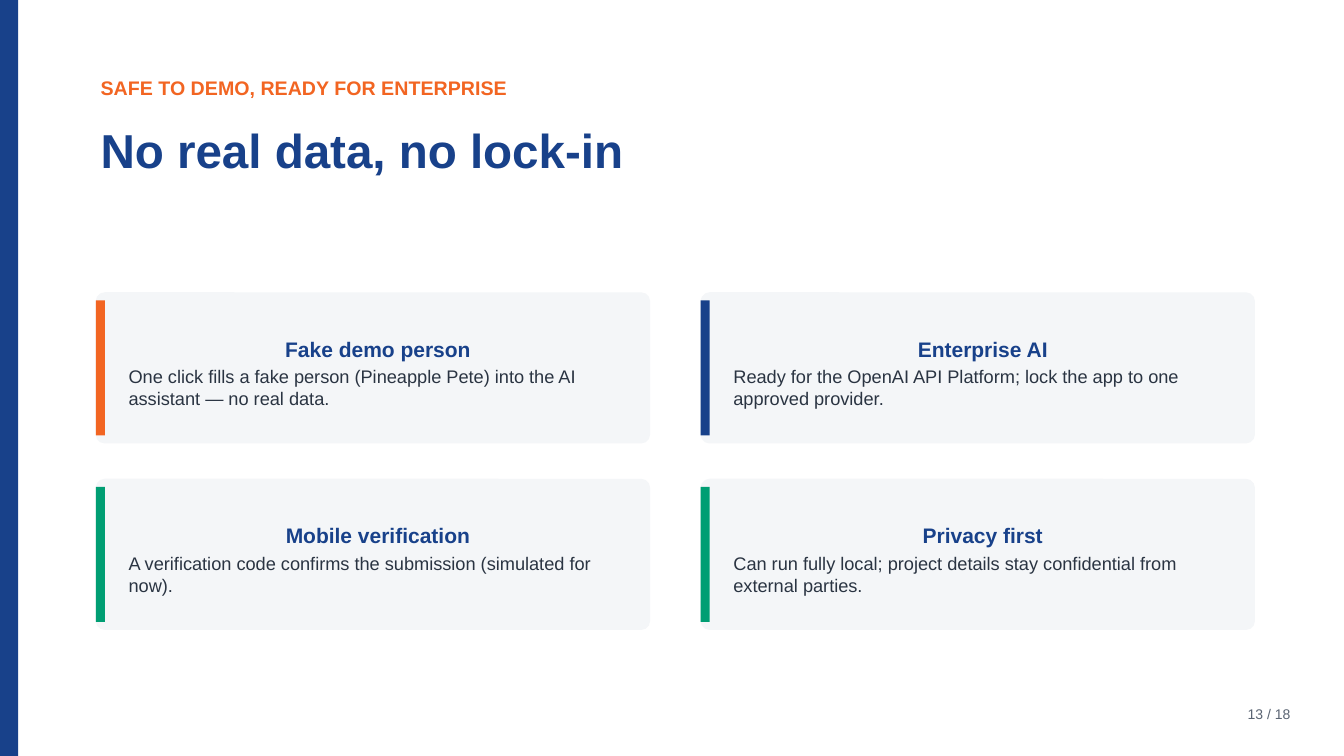
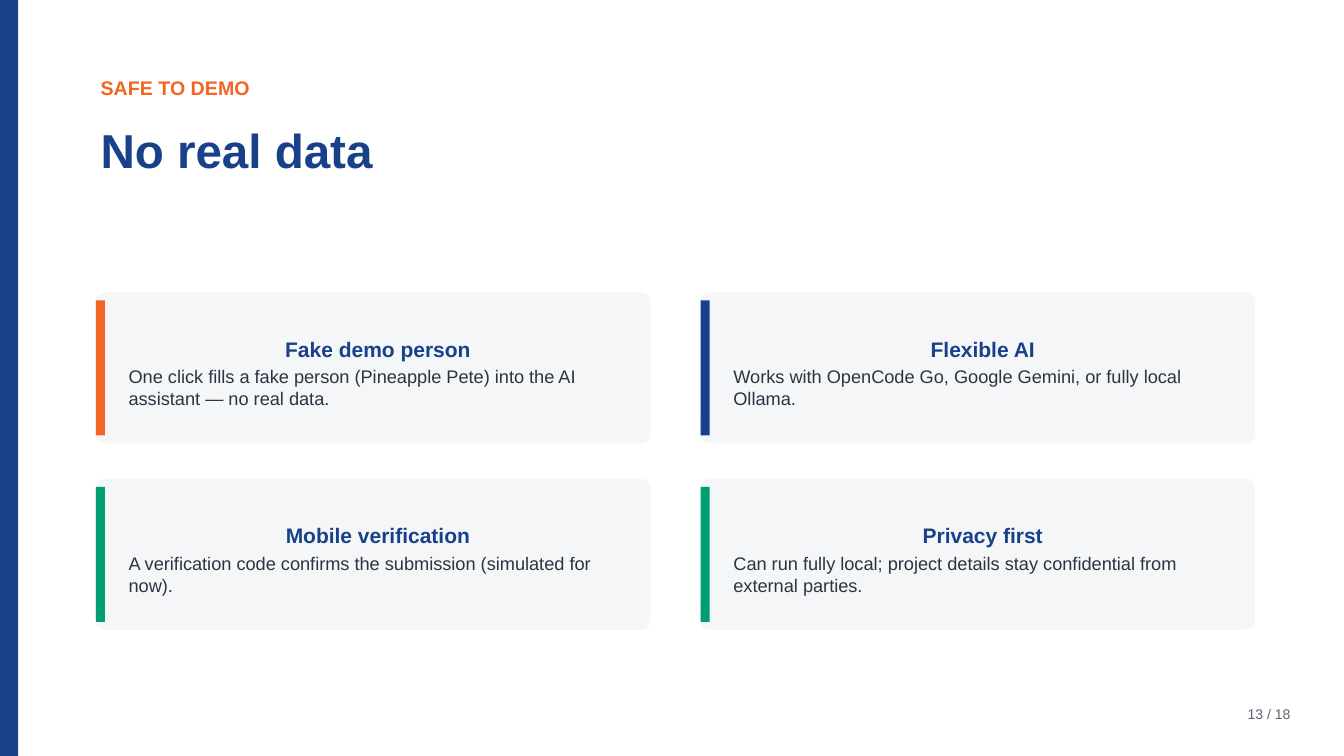
Before and after one commit to notmaineyy/ayyeye, a slide deck: slide 13 of pitch/acres_pitch_deck.pptx. Drawn at 1344x756 pixels with LibreOffice and Linux fonts; fonts in the diff are those of the drawing. Boxes give left, top, right and bottom in pixels: in the first picture for what was removed or moved away, otherwise in the second. Text is boxed around its words. In the diff, an @@ line names an element or a change of style, - is before the commit and + after.

Commit message:
Remove ChatGPT Enterprise references; document actual AI stack (OpenCode Go / Gemini / Ollama + Tesseract) in deck, README and secrets

```diff
--- a/pitch/acres_pitch_deck.pptx
+++ b/pitch/acres_pitch_deck.pptx
@@ text at [101,81,250,95]: text changed @@
-SAFE TO DEMO, READY FOR ENTERPRISE
+SAFE TO DEMO
@@ text at [101,133,373,169]: text changed @@
-No real data, no lock-in
+No real data
@@ text in rounded rectangle at [733,341,1181,405]: text changed @@
-Enterprise AI
-Ready for the OpenAI API Platform; lock the app to one approved provider.
+Flexible AI
+Works with OpenCode Go, Google Gemini, or fully local Ollama.
```
Also in this commit, not shown: 1 other slide changed, 6 other files.
